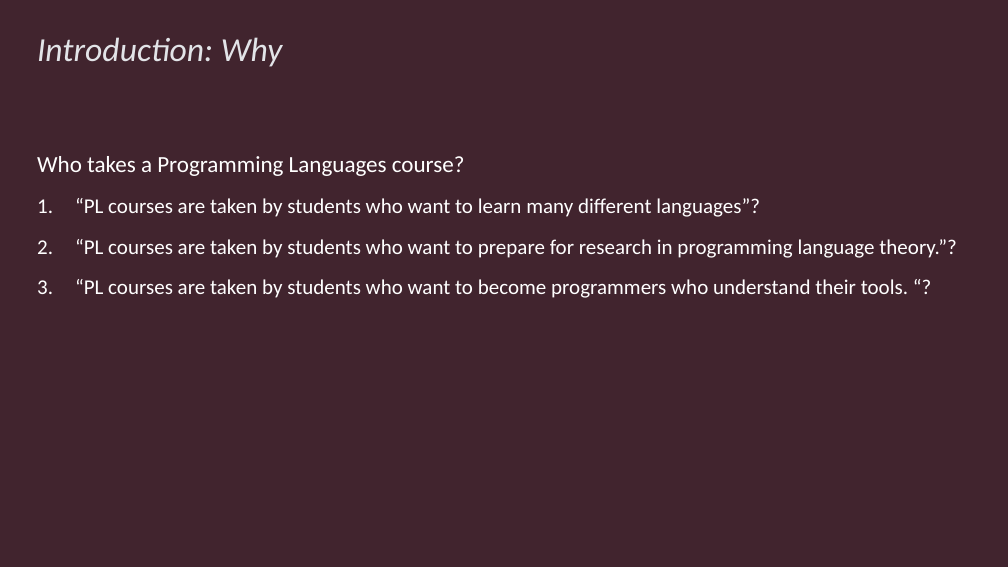
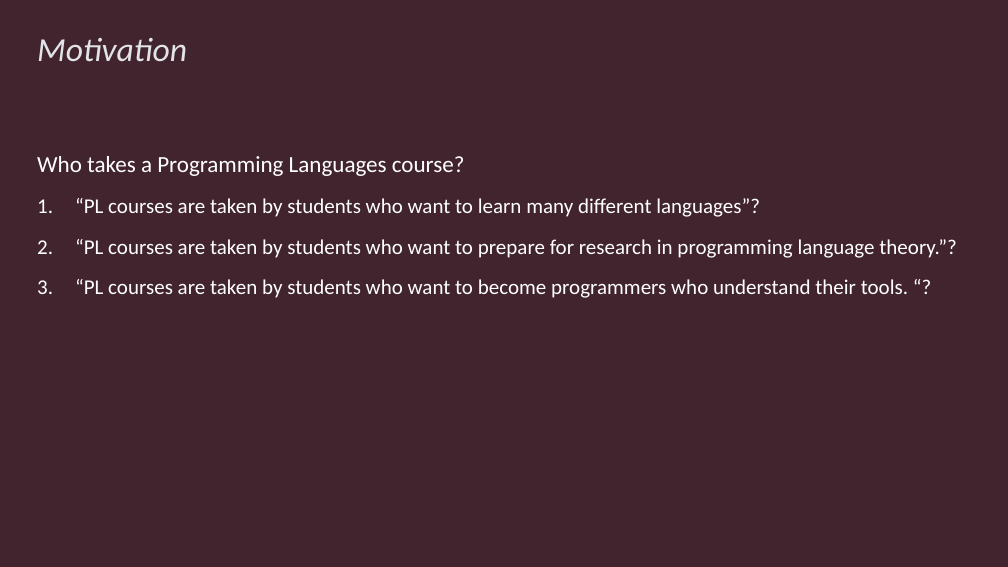
Before and after one commit to rbohrer/pl-course, a slide deck: slide 4 of LectureSlides/SPLASHE23.pptx (slide 5 before the commit). Drawn at 1008x567 pixels with LibreOffice and Linux fonts; fonts in the diff are those of the drawing. Boxes give left, top, right and bottom in pixels: in the first picture for what was removed or moved away, otherwise in the second. Text is boxed around its words. In the diff, an @@ line names an element or a change of style, - is before the commit and + after.

```diff
--- a/LectureSlides/SPLASHE23.pptx
+++ b/LectureSlides/SPLASHE23.pptx
@@ title at box(37, 38, 187, 62): text changed @@
-Introduction: Why
+Motivation
```
Also in this commit, not shown: 12 other slides changed, 2 slides added, 6 slides removed, 2 other files.
